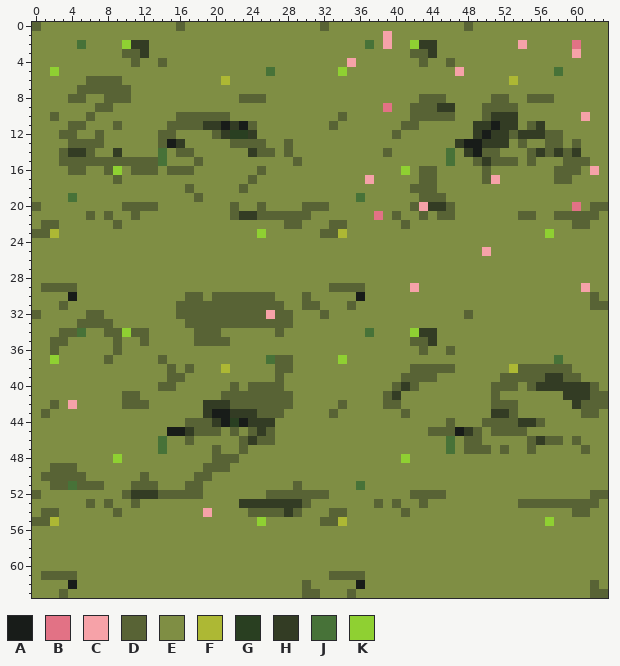
Two versions of one pixel-art sprite, Assets/Animations/pasto_bueno1.png. This is how it looked before the edit.
The file is 64x64 pixels.
Palette (. is transparent): A #181c19  B #e27285  C #f6a2a8  D #586335  E #7f8e44  F #adb834  G #293f21  H #333c24  J #477238  K #8fd032
The same view after the edit:
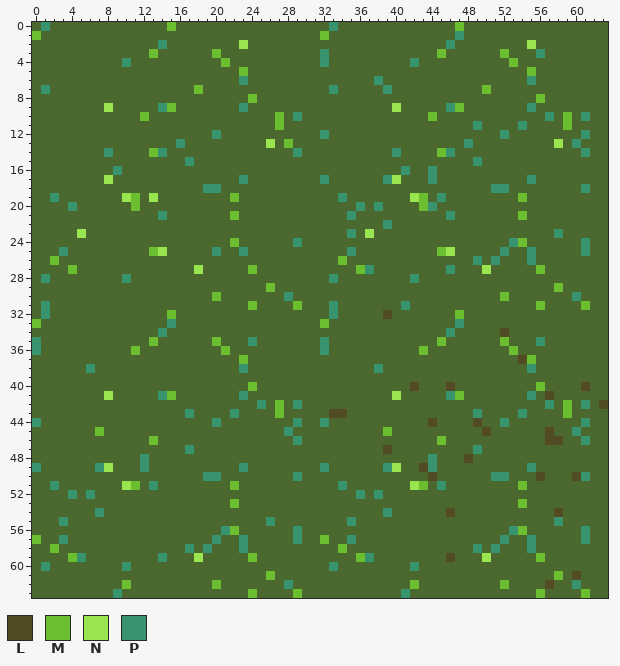
Colours new in this view: L #524b24  M #6abe30  N #99e550  P #37946e
The edit:
colour E: #7f8e44 -> #4b692f
y 0: x 0..1 DE -> EP; x 15..16 ED -> ME; x 32..33 DE -> EP; x 47..48 ED -> ME
y 1: x 0 E -> M; x 32 E -> M; x 39 C -> E; x 47 E -> P
y 2: x 5 J -> E; x 10..12 KHH -> EEE; x 14 E -> P; x 23 E -> N; x 37 J -> E; x 39 C -> E; x 42..44 KHH -> EEE; x 46 E -> P; x 54..55 CE -> EN; x 60 B -> E
y 3: x 10..13 DDHE -> EEEM; x 20 E -> M; x 32 E -> P; x 42..45 DDHE -> EEEM; x 52 E -> M; x 56 E -> P; x 60 C -> E
y 4: x 10..11 ED -> PE; x 14 D -> E; x 21 E -> M; x 32 E -> P; x 35 C -> E; x 42..43 ED -> PE; x 46 D -> E; x 53 E -> M
y 5: x 2 K -> E; x 23 E -> M; x 26 J -> E; x 34 K -> E; x 47 C -> E; x 55 E -> M; x 58 J -> E
y 6: x 6..9 DDDD -> EEEE; x 21 F -> E; x 23 E -> P; x 38 E -> P; x 53 F -> E; x 55 E -> P
y 7: x 1 E -> P; x 5..10 DDDDDD -> EEEEEE; x 18 E -> M; x 33 E -> P; x 39 E -> P; x 50 E -> M
y 8: x 4..5 DD -> EE; x 8..10 DDD -> EEE; x 23..25 DDD -> EME; x 43..45 DDD -> EEE; x 51..52 DD -> EE; x 55..57 DDD -> EME
y 9: x 7..8 DD -> EN; x 14..15 EE -> PM; x 23 E -> P; x 39..40 BE -> EN; x 42..47 DDDHHE -> EEEEPM; x 50..53 DDDD -> EEEE; x 55 E -> P
y 10: x 2 D -> E; x 6 D -> E; x 12 E -> M; x 16..21 DDDDDD -> EEEEEE; x 27 E -> M; x 29 E -> P; x 34 D -> E; x 42..46 DDDDD -> EEMEE; x 50..53 DHHH -> EEEE; x 57 E -> P; x 59 E -> M; x 61 C -> P
y 11: x 4..5 DD -> EE; x 9 D -> E; x 15..24 DDDDHHAHAD -> EEEEEEEEEE; x 27 E -> M; x 33 D -> E; x 41..42 DD -> EE; x 49..56 HHAHHEDH -> PEEEEPEE; x 59 E -> M
y 12: x 3..4 DD -> EE; x 7 D -> E; x 14..15 DD -> EE; x 20..24 DHGGH -> PEEEE; x 32 E -> P; x 40 D -> E; x 49..58 HAHHDHHHDD -> EEEPEEEEEE; x 61 E -> P
y 13: x 4..7 DDDD -> EEEE; x 14..16 DAH -> EEP; x 22..26 DDDDE -> EEEEN; x 28 D -> M; x 47..52 HAAHHH -> EPEEEE; x 54 D -> E; x 57..58 DD -> EN; x 60 D -> P
y 14: x 3..6 DHHD -> EEEE; x 8..9 EH -> PE; x 13..14 EJ -> MP; x 16..17 DD -> EE; x 24..26 HDD -> EEE; x 28..29 DE -> EP; x 39..40 DE -> EP; x 45..46 EJ -> MP; x 48..51 HADD -> EEEE; x 55..61 DHDHDHE -> EEEEEEP
y 15: x 3..14 DDDDDDDDDDDJ -> EEEEEEEEEEEE; x 17..18 ED -> PE; x 29 D -> E; x 46 J -> E; x 49..53 DHDDD -> PEEEE; x 55 D -> E; x 59..61 DDD -> EEE
y 16: x 4..5 DD -> EE; x 8..9 DK -> EP; x 11..13 DDD -> EEE; x 15..17 DDD -> EEE; x 25 D -> E; x 41 K -> P; x 43..44 DD -> EP; x 50 D -> E; x 58..60 DDD -> EEE; x 62 C -> E
y 17: x 8..9 ED -> NE; x 23..24 ED -> PE; x 32 E -> P; x 37 C -> E; x 39..40 EE -> PN; x 43..44 DD -> EP; x 50..51 DC -> EE; x 55 E -> P; x 58..59 DD -> EE
y 18: x 17 D -> E; x 19..20 EE -> PP; x 23 D -> E; x 42..44 DDD -> EEE; x 51..52 EE -> PP; x 61 E -> P
y 19: x 2 E -> P; x 4 J -> E; x 10..11 EE -> NM; x 13 E -> N; x 18 D -> E; x 22 E -> M; x 34 E -> P; x 36 J -> E; x 42..45 EDDD -> NMEP; x 54 E -> M
y 20: x 0 D -> E; x 4 E -> P; x 10..13 DDDD -> EMEE; x 22 D -> E; x 25 D -> E; x 30..32 DDD -> EEE; x 36 E -> P; x 38 E -> P; x 42..46 DCHHD -> EMPEE; x 60 B -> E; x 62..63 DD -> EE
y 21: x 6 D -> E; x 8 D -> E; x 11 D -> E; x 14 E -> P; x 22..30 DHHDDDDDD -> MEEEEEEEE; x 35 E -> P; x 38 B -> E; x 40 D -> E; x 43 D -> E; x 45..46 DD -> EP; x 54..55 DD -> ME; x 58..62 DDDDD -> EEEEE
y 22: x 1..2 DD -> EE; x 9 D -> E; x 28..29 DD -> EE; x 33..34 DD -> EE; x 39 E -> P; x 41 D -> E; x 60..61 DD -> EE
y 23: x 0..2 DDF -> EEE; x 5 E -> N; x 25 K -> E; x 32..35 DDFE -> EEEP; x 37 E -> N; x 57..58 KE -> EP
y 24: x 22 E -> M; x 29 E -> P; x 53..54 EE -> PM; x 61 E -> P
y 25: x 3 E -> P; x 13..14 EE -> MN; x 20 E -> P; x 23 E -> P; x 35 E -> P; x 45..46 EE -> MN; x 50 C -> E; x 52 E -> P; x 55 E -> P; x 61 E -> P
y 26: x 2 E -> M; x 34 E -> M; x 49 E -> P; x 51 E -> P; x 55 E -> P
y 27: x 4 E -> M; x 18 E -> N; x 24 E -> M; x 36..37 EE -> MP; x 46 E -> P; x 50 E -> N; x 56 E -> M
y 28: x 1 E -> P; x 10 E -> P; x 33 E -> P; x 42 E -> P
y 29: x 1..4 DDDD -> EEEE; x 26 E -> M; x 33..36 DDDD -> EEEE; x 42 C -> E; x 58 E -> M; x 61 C -> E
y 30: x 4 A -> E; x 17..18 DD -> EE; x 20..26 DDDDDDD -> MEEEEEE; x 28 E -> P; x 30 D -> E; x 36 A -> E; x 52 E -> M; x 60 E -> P; x 62 D -> E
y 31: x 1 E -> P; x 3 D -> E; x 16..27 DDDDDDDDDDDD -> EEEEEEEEMEEE; x 29..31 EDD -> MEE; x 33 E -> P; x 35 D -> E; x 41 E -> P; x 56 E -> M; x 61..63 EDD -> MEE
y 32: x 0..1 DE -> EP; x 6..7 DD -> EE; x 15..28 EDDDDDDDDDDCDD -> MEEEEEEEEEEEEE; x 32..33 DE -> EP; x 39 E -> L; x 47..48 ED -> ME
y 33: x 0 E -> M; x 5..8 DDDD -> EEEE; x 15 E -> P; x 17..28 DDDDDDDDDDDD -> EEEEEEEEEEEE; x 32 E -> M; x 47 E -> P
y 34: x 3..5 DDJ -> EEE; x 8..12 DDKDD -> EEEEE; x 14 E -> P; x 18..20 DDD -> EEE; x 27 D -> E; x 37 J -> E; x 42..44 KHH -> EEE; x 46 E -> P; x 52 E -> L
y 35: x 0 E -> P; x 2..3 DD -> EE; x 9 D -> E; x 12..13 DE -> EM; x 18..21 DDDD -> EEME; x 24 E -> P; x 32 E -> P; x 42..45 DDHE -> EEEM; x 52 E -> M; x 56 E -> P
y 36: x 0 E -> P; x 2 D -> E; x 9 D -> E; x 11 E -> M; x 21 E -> M; x 32 E -> P; x 43 D -> M; x 46 D -> E; x 53 E -> M
y 37: x 2 K -> E; x 8 D -> E; x 14 D -> E; x 23 E -> M; x 26..28 JDD -> EEE; x 34 K -> E; x 54..55 EE -> LM; x 58 J -> E
y 38: x 6 E -> P; x 15 D -> E; x 17 D -> E; x 21 F -> E; x 23 E -> P; x 27..28 DD -> EE; x 38 E -> P; x 42..46 DDDDD -> EEEEE; x 53..59 FDDDDDD -> EEPEEEE
y 39: x 15..16 DD -> EE; x 27 D -> E; x 41..44 DDDD -> EEEE; x 52..60 DDDDDHHDD -> EEEEEEEEE
y 40: x 14..15 DD -> EE; x 22 D -> E; x 24..27 DDDD -> MEEE; x 40..42 DHD -> EEL; x 46 E -> L; x 51..53 DDD -> EEE; x 55..62 DHHHHHHD -> EMEEEELE
y 41: x 8 E -> N; x 10..11 DD -> EE; x 14..15 EE -> PM; x 21..28 DDDDDDDD -> EEPEEEEE; x 39..40 DH -> EN; x 46..47 EE -> PM; x 51 D -> E; x 55 E -> P; x 57 E -> L; x 59..63 HHHDD -> EEEEE
y 42: x 2 D -> E; x 4 C -> E; x 10..12 DDD -> EEE; x 19..29 HHHDDDDDDDE -> EEEEEEPEMEP; x 34 D -> E; x 39..40 DD -> EE; x 51..53 DDD -> EEE; x 57 E -> P; x 59..63 EHDDD -> MEPEL
y 43: x 1 D -> E; x 17 E -> P; x 19..27 HAAHHHDDD -> EEEPEEEEM; x 33..34 DE -> LL; x 41 D -> E; x 49 E -> P; x 51..54 HHDE -> EEEP; x 59 E -> M; x 61..62 DD -> EE
y 44: x 0 E -> P; x 17..26 DDDHAGAHHH -> EEEPEEEEEE; x 29 E -> P; x 32 E -> P; x 44 E -> L; x 46 D -> E; x 49..56 EDDDDHHD -> LEEPEEEE; x 61 E -> P
y 45: x 7 E -> M; x 15..20 AAHDDD -> EEEEEE; x 22 D -> E; x 24..26 DHD -> EEE; x 28 E -> P; x 39 E -> M; x 44..54 DDDAHDEDDDD -> EEEEEELEEEE; x 57 E -> L; x 60 E -> P
y 46: x 13..14 EJ -> ME; x 17 D -> E; x 23..26 DHDD -> EEEE; x 29 E -> P; x 45..46 EJ -> ME; x 48..49 DD -> EE; x 55..58 DHDD -> EELL; x 60..61 DE -> EP
y 47: x 14 J -> E; x 17 E -> P; x 20 D -> E; x 23 D -> E; x 39 E -> L; x 46 J -> E; x 48..50 DDD -> EPE; x 52 D -> E; x 55 D -> E; x 61 D -> E
y 48: x 9 K -> E; x 12 E -> P; x 20..22 DDD -> EEE; x 41 K -> E; x 44 E -> P; x 48 E -> L
y 49: x 0 E -> P; x 2..4 DDD -> EEE; x 7..8 EE -> PN; x 12 E -> P; x 19..21 DDD -> EEE; x 23 E -> P; x 32 E -> P; x 39..40 EE -> PN; x 43..44 EE -> LP; x 55 E -> P
y 50: x 1..5 DDDDD -> EEEEE; x 12 D -> E; x 18..20 DDE -> EPP; x 29 E -> P; x 44 E -> L; x 51..52 EE -> PP; x 56 E -> L; x 60..61 EE -> LP
y 51: x 2..7 DDJDDD -> PEEEEE; x 10..13 EDDD -> NMEP; x 17..18 DD -> EE; x 22 E -> M; x 29 D -> E; x 34 E -> P; x 36 J -> E; x 42..43 EE -> NM; x 45 E -> P; x 54 E -> M
y 52: x 0 D -> E; x 4 E -> P; x 6 E -> P; x 10..18 DHHHDDDDD -> EEEEEEEEE; x 26..32 DDDDDDD -> EEEEEEE; x 36 E -> P; x 38 E -> P; x 42..45 DDDD -> EEEE; x 62..63 DD -> EE
y 53: x 6 D -> E; x 8 D -> E; x 11 D -> E; x 22..30 EHHHHHHHD -> MEEEEEEEE; x 38 D -> E; x 40 D -> E; x 43 D -> E; x 54..62 DDDDDDDDD -> MEEEEEEEE
y 54: x 1..2 DD -> EE; x 7 E -> P; x 9 D -> E; x 19 C -> E; x 24..29 DDDDHD -> EEEEEE; x 33..34 DD -> EE; x 39 E -> P; x 41 D -> E; x 46 E -> L; x 58 E -> L; x 60..61 DD -> EE
y 55: x 0..3 DDFE -> EEEP; x 25..26 KE -> EP; x 32..35 DDFE -> EEEP; x 57..58 KE -> EP
y 56: x 21..22 EE -> PM; x 29 E -> P; x 53..54 EE -> PM; x 61 E -> P
y 57: x 0 E -> M; x 3 E -> P; x 20 E -> P; x 23 E -> P; x 29 E -> P; x 32 E -> M; x 35 E -> P; x 52 E -> P; x 55 E -> P; x 61 E -> P
y 58: x 2 E -> M; x 17 E -> P; x 19 E -> P; x 23 E -> P; x 34 E -> M; x 49 E -> P; x 51 E -> P; x 55 E -> P
y 59: x 4..5 EE -> MP; x 14 E -> P; x 18 E -> N; x 24 E -> M; x 36..37 EE -> MP; x 46 E -> L; x 50 E -> N; x 56 E -> M
y 60: x 1 E -> P; x 10 E -> P; x 33 E -> P; x 42 E -> P
y 61: x 1..4 DDDD -> EEEE; x 26 E -> M; x 33..36 DDDD -> EEEE; x 58 E -> M; x 60 E -> L
y 62: x 4 A -> E; x 10 E -> M; x 20 E -> M; x 28 E -> P; x 30 D -> E; x 36 A -> E; x 42 E -> M; x 52 E -> M; x 57 E -> L; x 60 E -> P; x 62 D -> E
y 63: x 3 D -> E; x 9 E -> P; x 24 E -> M; x 29..31 EDD -> MEE; x 35 D -> E; x 41 E -> P; x 56 E -> M; x 61..63 EDD -> MEE
Where, in picture pixels (left, top, right, bottom), the same in both pictures:
changed: (32, 22, 608, 598)
